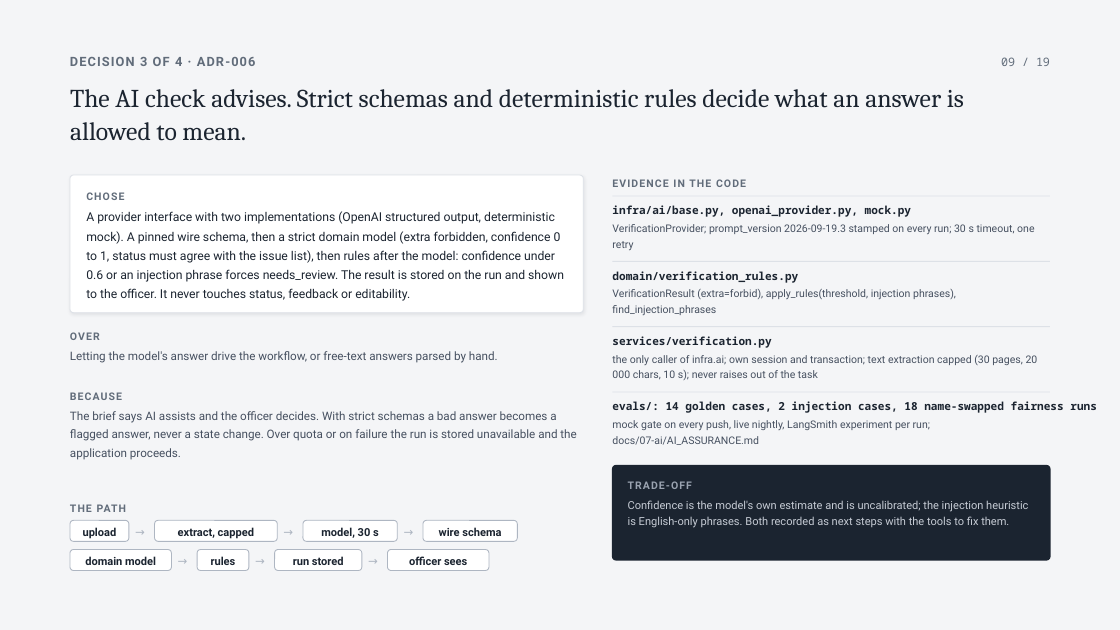
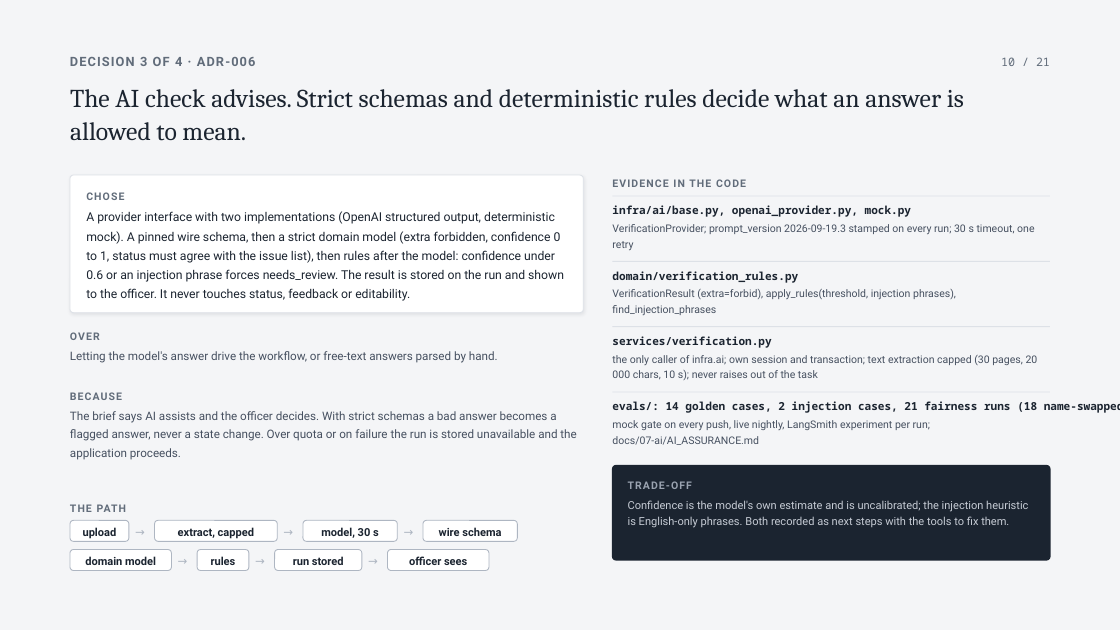
Before and after one commit to SuhaasNv/permitflow, a slide deck: slide 10 of docs/13-debrief/technical-deck/PermitFlow-technical.pptx (slide 9 before the commit). Drawn at 1120x630 pixels with LibreOffice and Linux fonts; fonts in the diff are those of the drawing. Boxes give left, top, right and bottom in pixels: in the first picture for what was removed or moved away, otherwise in the second. Text is boxed around its words. In the diff, an @@ line names an element or a change of style, - is before the commit and + after.

```diff
--- a/docs/13-debrief/technical-deck/PermitFlow-technical.pptx
+++ b/docs/13-debrief/technical-deck/PermitFlow-technical.pptx
@@ text at bbox=[1001, 57, 1050, 66]: text changed @@
-09 / 19
+10 / 21
@@ text at bbox=[612, 401, 1120, 413]: text changed @@
-evals/: 14 golden cases, 2 injection cases, 18 name-swapped fairness runs
+evals/: 14 golden cases, 2 injection cases, 21 fairness runs (18 name-swapped against 3 baselines)
```
Also in this commit, not shown: 11 other slides changed, 7 slides added, 5 slides removed, 10 other files.
